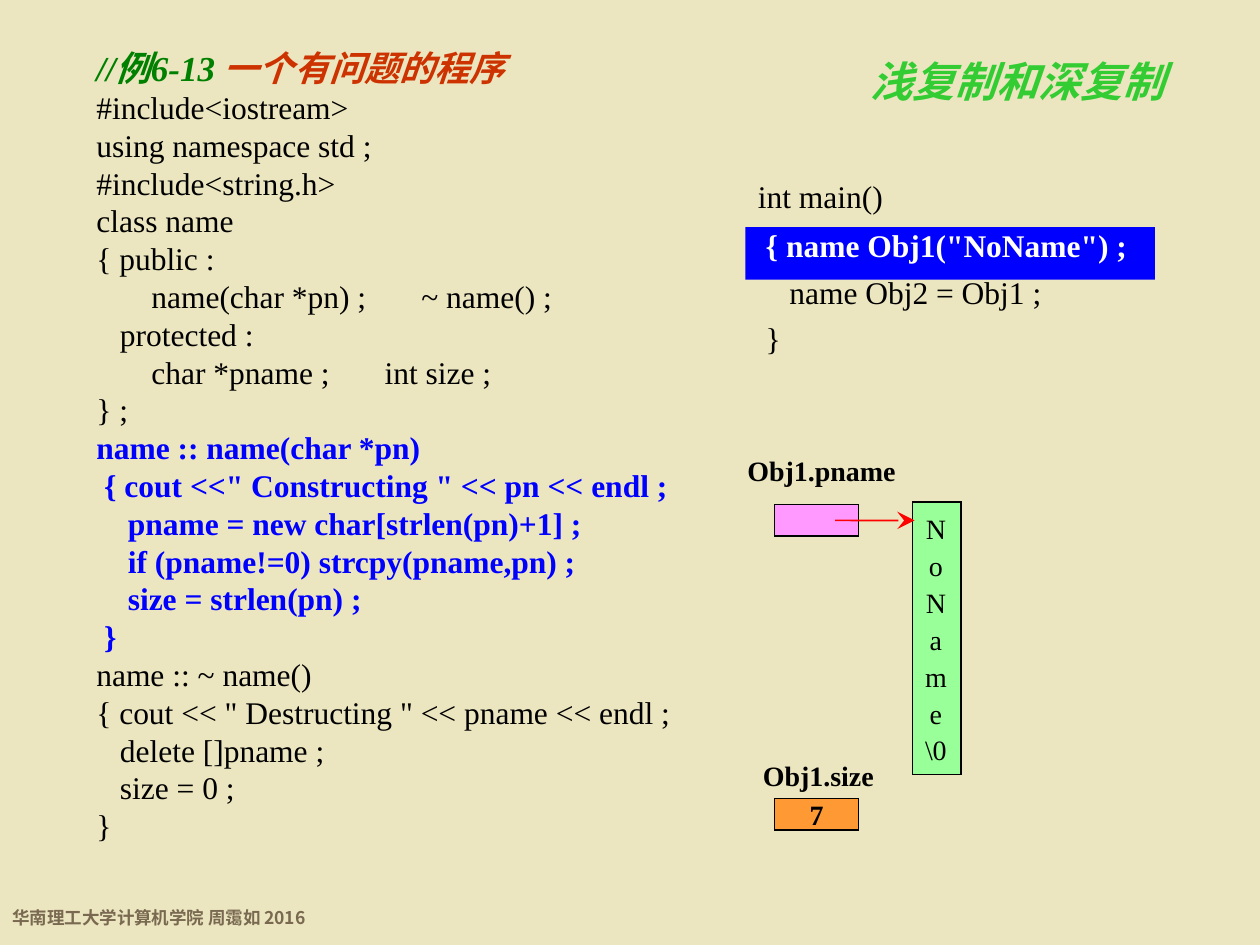
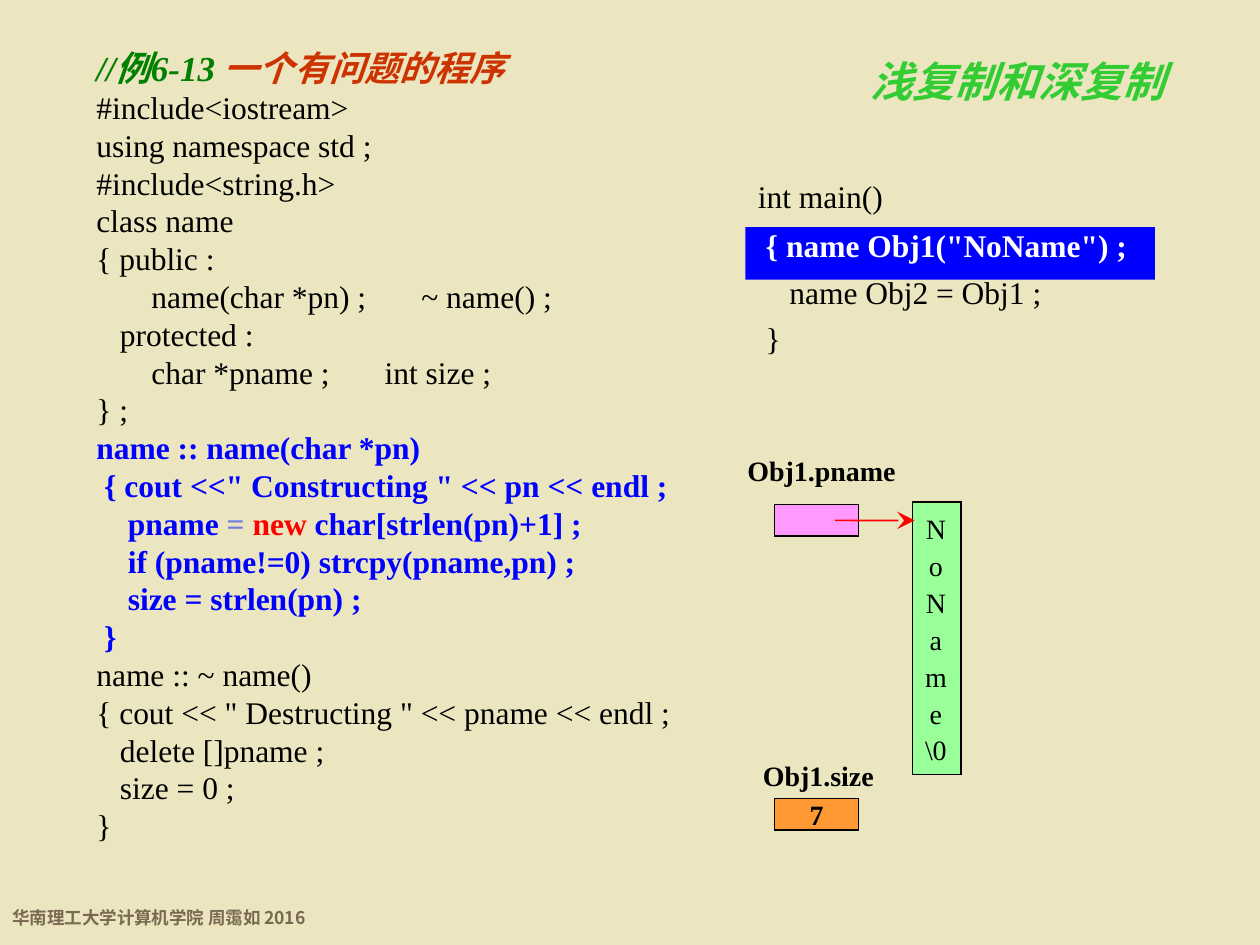
Before and after one commit to wwuhn/wwuhn.github.io, a slide deck: slide 144 of bookspcClassic/C++程序设计基础（第5版）周霭如/6-类与对象.pptx. Drawn at 1260x945 pixels with LibreOffice and Linux fonts; fonts in the diff are those of the drawing; background and template pictures are left out. Boxes give left, top, right and bottom in pixels: in the first picture for what was removed or moved away, otherwise in the second. Text is boxed around its words. In the diff, an @@ line names an element or a change of style, - is before the commit and + after.

```diff
--- a/bookspcClassic/C++程序设计基础（第5版）周霭如/6-类与对象.pptx
+++ b/bookspcClassic/C++程序设计基础（第5版）周霭如/6-类与对象.pptx
@@ text at bbox=[128, 513, 564, 541]: text colour #0000FF to #727DE0 in "="; text colour #0000FF to #FF0000 in "new" @@
```
Also in this commit, not shown: 15 other slides changed.
